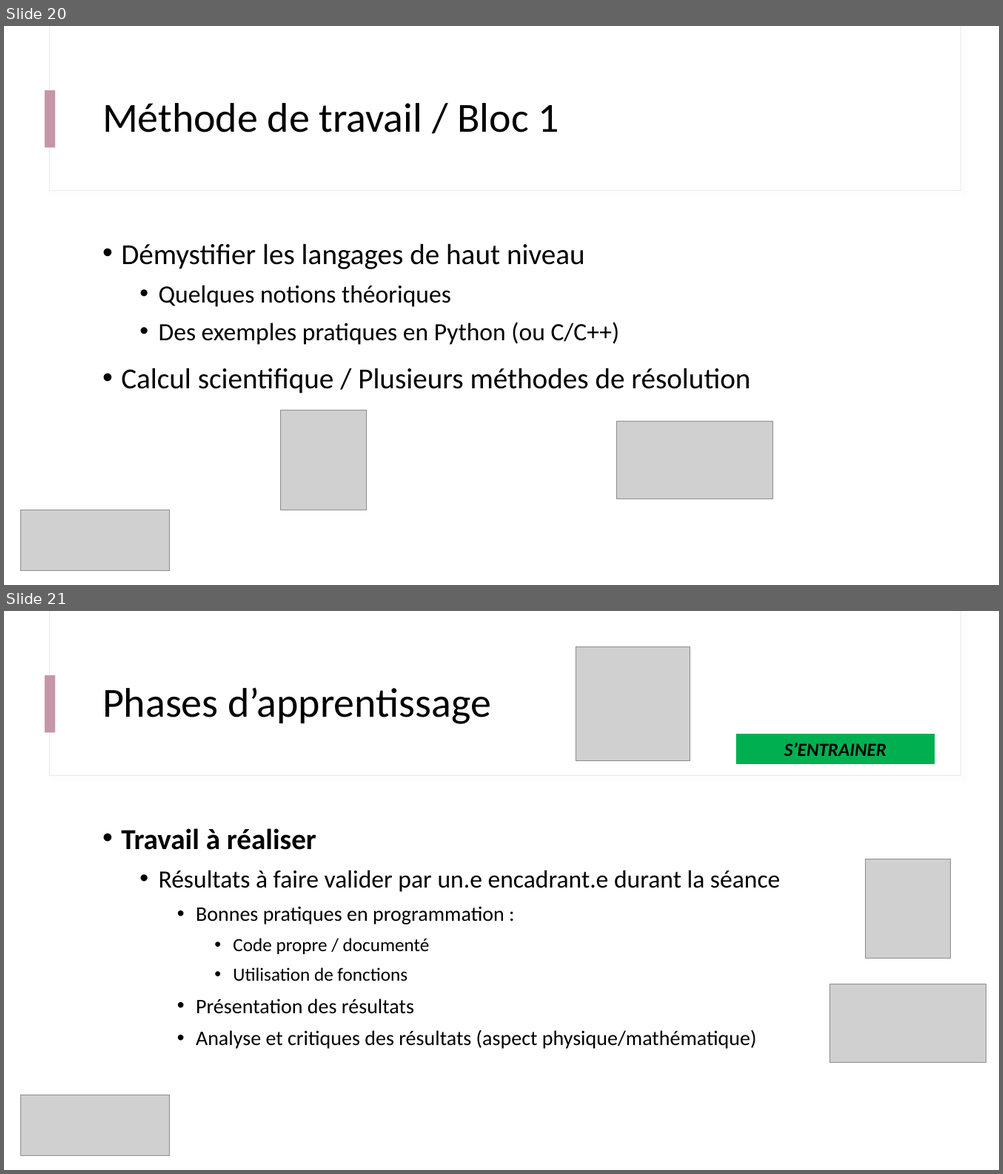
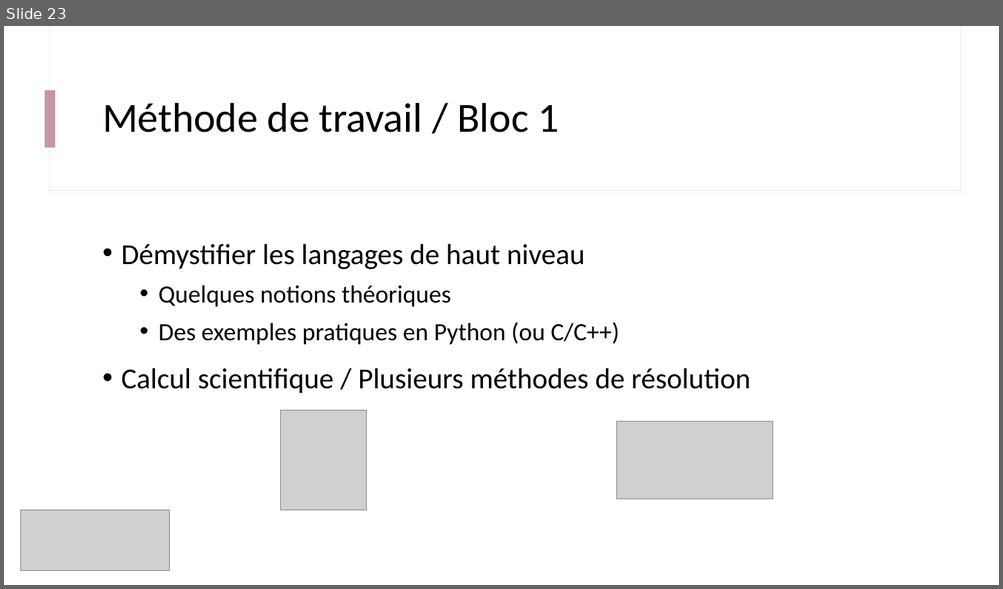
Before and after one commit to IOGS-Digital-Methods/semester-5, a slide deck: ONIP/onip_b0_intro/B0_0_Outils_Methodes.pptx. Shown one above the other, each under a label of ours: slides 20 and 21 before the commit, slide 23 after it. The pictures are 1003x1174 and 1003x589 pixels, drawn with LibreOffice and Linux fonts; fonts in the diff are those of the drawing; grey boxes stand for pictures. Boxes give left, top, right and bottom in pixels: in the first picture for what was removed or moved away, otherwise in the second. Text is boxed around its words. In the diff, an @@ line names an element or a change of style, - is before the commit and + after.

```diff
--- a/ONIP/onip_b0_intro/B0_0_Outils_Methodes.pptx
+++ b/ONIP/onip_b0_intro/B0_0_Outils_Methodes.pptx
@@ slide 21 removed at (4,611,999,1170), background #FFFFFF; not listed: 3 template elements that a slide beside it also shows @@
@@ picture removed at (575,647,690,761) @@
@@ title removed at (102,687,491,724) @@
-Phases d’apprentissage
@@ rectangle removed at (736,734,934,764) @@
-S’ENTRAINER
@@ text removed at (121,829,780,1049) @@
-• Travail à réaliser
-  • Résultats à faire valider par un.e encadrant.e durant la séance
-    • Bonnes pratiques en programmation :
-      • Code propre / documenté
-      • Utilisation de fonctions
-    • Présentation des résultats
-    • Analyse et critiques des résultats (aspect physique/mathématique)
@@ picture removed at (865,860,950,959) @@
@@ picture removed at (830,985,986,1063) @@
@@ picture removed at (20,1095,170,1156) @@
@@ what was slide 20 is now slide 23 @@
```
Also in this commit, not shown: 3 slides changed, 3 slides added, 1 other slide removed, 4 other files.
